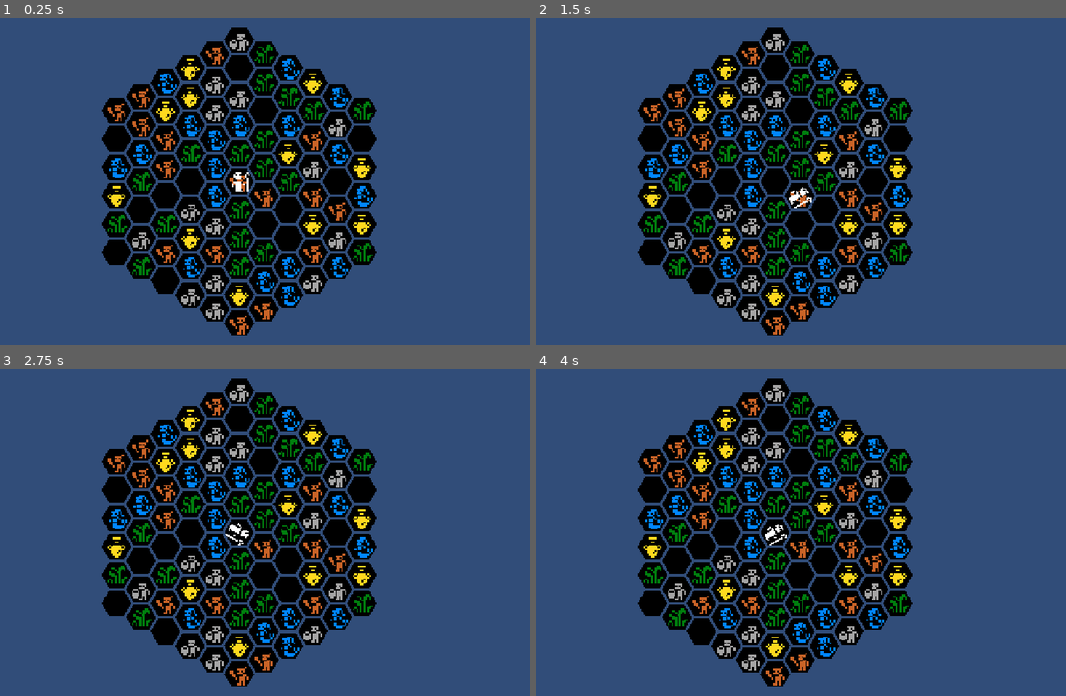
Above: before the commit, frames 1-4 (two rows, left to right).
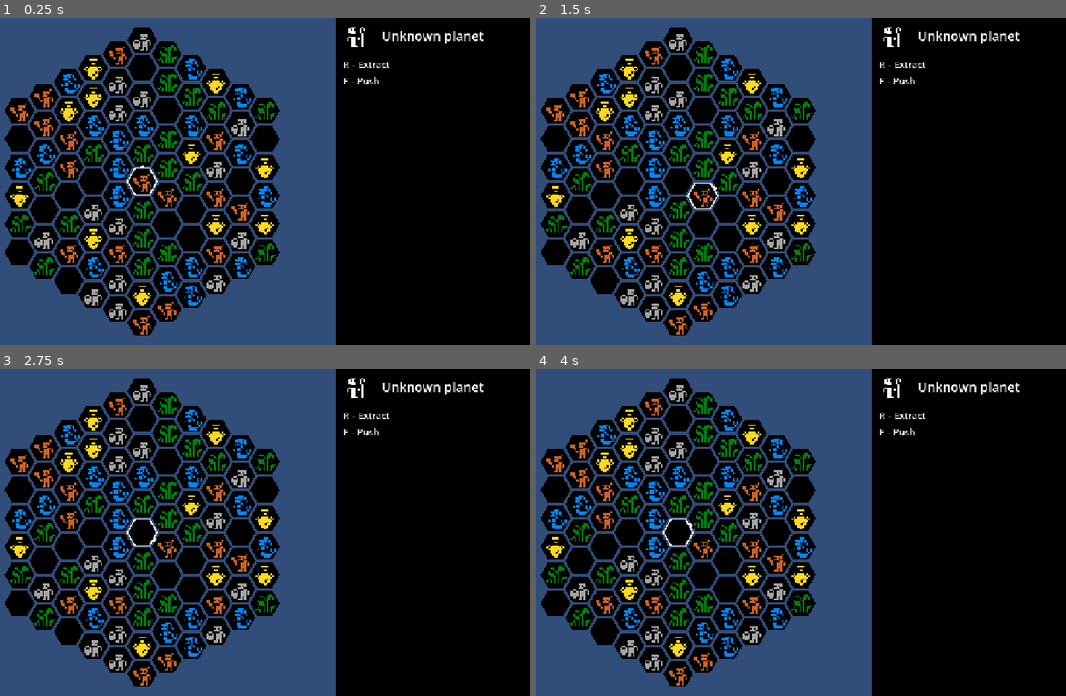
Above: after the commit, the same moments.

Repository: scunningham777/spaes-wrzrds
Game: Godot game, scene res://scenes/planet.tscn
Two runs of this game, one before a commit and one after it. Both use one fixed random seed, a clock stepped at 60 frames per second and the inputs below. This scene is started directly instead of the project's main scene.
Inputs:
- Up to frame 1 (0.25 s): no input
- Up to frame 2 (1.5 s): tap Enter (ui_accept) at 0.5, 0.77, 1.25 s; hold D (hex_right) 0.53-1.28 s; hold R (extract) 0.53-1.28 s; hold X (hex_down) from 1.28 s (still down); tap E (hex_ne) at 1.35 s
- Up to frame 3 (2.75 s): tap Enter (ui_accept) at 1.52, 2 s; release X (hex_down) at 2.03 s; hold D (hex_right) from 2.03 s (still down); hold Q (hex_nw) from 2.03 s (still down)
- Up to frame 4 (4 s): tap Enter (ui_accept) at 2.75, 3.02, 3.5, 3.77 s; release D (hex_right) at 2.78 s; release Q (hex_nw) at 2.78 s; hold W (hex_up) 2.78-3.53 s; tap C (hex_se) at 2.85 s; hold A (hex_left) from 3.53 s (still down); hold Z (hex_sw) from 3.53 s (still down)

The runs differ from the first frame. In frame 1, 64% of the frame differs, in the area x 0-100%, y 0-100%; in frame 2, 64%; in frame 3, 64%; in frame 4, 64%.

Commit message:
Split the planet view: map on the left, info panel on the right
The map now centers in the left two-thirds (camera offset tracks the
side panel's anchor), and a black side panel shows the wizard icon, the
planet's name and the available actions (R – Extract, F – Push).

On the planet the wizard is no longer a sprite, which overlapped the new
tile icons: HexFacingMarker outlines its hex in white and draws a small
triangle on the faced edge, pointing outward. The space map keeps the
wizard sprite.

Co-Authored-By: Claude Opus 5.5 <noreply@anthropic.com>
Claude-Session: https://claude.ai/code/session_01Fy3oHrvidQwwoQouWe8HeV

Diff:
--- a/scenes/planet.tscn
+++ b/scenes/planet.tscn
@@ -3,10 +3,18 @@
 [ext_resource type="Script" uid="uid://hyrqespwgkf8" path="res://scripts/planet.gd" id="1_planet"]
 [ext_resource type="Script" uid="uid://cv5u5ib10wwx7" path="res://scripts/hex_board.gd" id="2_board"]
 [ext_resource type="Script" uid="uid://bv7ivphiugkfm" path="res://scripts/tile_grid_view.gd" id="3_tiles"]
-[ext_resource type="PackedScene" path="res://scenes/wizard.tscn" id="4_wizard"]
+[ext_resource type="Script" uid="uid://bw02urklfm3qn" path="res://scripts/hex_player_controller.gd" id="4_player"]
 [ext_resource type="Script" uid="uid://byp11b1kcnhb6" path="res://scripts/tile_interaction.gd" id="5_interaction"]
 [ext_resource type="PackedScene" path="res://scenes/ui/inventory_panel.tscn" id="6_inventory"]
 [ext_resource type="Texture2D" uid="uid://c5vjocj1uk3l1" path="res://art/urizen_onebit_tileset__v1d1_trans.png" id="7_icons"]
+[ext_resource type="Script" path="res://scripts/hex_facing_marker.gd" id="8_marker"]
+
+[sub_resource type="StyleBoxFlat" id="StyleBoxFlat_side"]
+bg_color = Color(0, 0, 0, 1)
+
+[sub_resource type="AtlasTexture" id="AtlasTexture_wizard"]
+atlas = ExtResource("7_icons")
+region = Rect2(378, 1, 12, 12)
 
 [node name="Planet" type="Node2D" unique_id=73139735]
 script = ExtResource("1_planet")
@@ -34,7 +42,11 @@
 script = ExtResource("3_tiles")
 icon_sheet = ExtResource("7_icons")
 
-[node name="Wizard" parent="HexBoard" unique_id=1758725873 instance=ExtResource("4_wizard")]
+[node name="Wizard" type="Node2D" parent="HexBoard" unique_id=1758725873]
+script = ExtResource("4_player")
+
+[node name="FacingMarker" type="Node2D" parent="HexBoard/Wizard"]
+script = ExtResource("8_marker")
 
 [node name="TileInteraction" type="Node" parent="." unique_id=677987109 node_paths=PackedStringArray("player", "tiles")]
 script = ExtResource("5_interaction")
@@ -43,4 +55,70 @@
 
 [node name="UI" type="CanvasLayer" parent="." unique_id=194394638]
 
+[node name="SidePanel" type="PanelContainer" parent="UI"]
+unique_name_in_owner = true
+anchors_preset = -1
+anchor_left = 0.6666667
+anchor_right = 1.0
+anchor_bottom = 1.0
+grow_horizontal = 0
+grow_vertical = 2
+mouse_filter = 2
+theme_override_styles/panel = SubResource("StyleBoxFlat_side")
+
+[node name="Margin" type="MarginContainer" parent="UI/SidePanel"]
+layout_mode = 2
+theme_override_constants/margin_left = 16
+theme_override_constants/margin_top = 16
+theme_override_constants/margin_right = 16
+theme_override_constants/margin_bottom = 16
+
+[node name="Layout" type="VBoxContainer" parent="UI/SidePanel/Margin"]
+layout_mode = 2
+theme_override_constants/separation = 24
+
+[node name="Header" type="Control" parent="UI/SidePanel/Margin/Layout"]
+custom_minimum_size = Vector2(0, 48)
+layout_mode = 2
+mouse_filter = 2
+
+[node name="WizardIcon" type="TextureRect" parent="UI/SidePanel/Margin/Layout/Header"]
+layout_mode = 1
+offset_right = 48.0
+offset_bottom = 48.0
+mouse_filter = 2
+texture = SubResource("AtlasTexture_wizard")
+expand_mode = 1
+stretch_mode = 5
+
+[node name="PlanetName" type="Label" parent="UI/SidePanel/Margin/Layout/Header"]
+unique_name_in_owner = true
+layout_mode = 1
+anchors_preset = 15
+anchor_right = 1.0
+anchor_bottom = 1.0
+offset_left = 56.0
+offset_right = -56.0
+grow_horizontal = 2
+grow_vertical = 2
+theme_override_font_sizes/font_size = 28
+text = "Planet"
+horizontal_alignment = 1
+vertical_alignment = 1
+text_overrun_behavior = 3
+
+[node name="Actions" type="VBoxContainer" parent="UI/SidePanel/Margin/Layout"]
+layout_mode = 2
+theme_override_constants/separation = 8
+
+[node name="ExtractHint" type="Label" parent="UI/SidePanel/Margin/Layout/Actions"]
+layout_mode = 2
+theme_override_font_sizes/font_size = 20
+text = "R – Extract"
+
+[node name="PushHint" type="Label" parent="UI/SidePanel/Margin/Layout/Actions"]
+layout_mode = 2
+theme_override_font_sizes/font_size = 20
+text = "F – Push"
+
 [node name="InventoryPanel" parent="UI" unique_id=189433725 instance=ExtResource("6_inventory")]
--- /dev/null
+++ b/scripts/hex_facing_marker.gd
@@ -0,0 +1,49 @@
+class_name HexFacingMarker
+extends Node2D
+
+# Shows a HexPlayerController's position and facing without a sprite: a white outline around its
+# hex, plus a small triangle centered on the faced edge, pointing out of the hex. Attach as a child
+# of the controller; it defaults to this node's parent.
+
+@export var controller: HexPlayerController
+@export var color: Color = Color.WHITE
+@export var line_width: float = 3.0
+## Outline size relative to the hex cell; matches TileGridView.tile_scale so it hugs the tile.
+@export var tile_scale: float = 1.0 / 1.1
+## Triangle base width and height, in pixels.
+@export var triangle_size: Vector2 = Vector2(14.0, 9.0)
+
+var _board: HexBoard
+
+
+func _ready() -> void:
+	if controller == null:
+		controller = get_parent() as HexPlayerController
+	_board = controller.get_parent() as HexBoard  # controller.board isn't set until its own _ready
+	# Children are ready before their parent, so this connects before the controller's
+	# initial facing_changed emit.
+	controller.facing_changed.connect(_on_facing_changed)
+
+
+func _on_facing_changed(_facing: Vector2i) -> void:
+	queue_redraw()
+
+
+# Triangle as (base end, base end, tip), local to the hex center.
+func triangle_points() -> PackedVector2Array:
+	var angle := deg_to_rad(controller.mover.facing_angle_degrees())
+	var dir := Vector2(cos(angle), -sin(angle))  # facing angle is y-up; screen is y-down
+	var side := dir.orthogonal() * triangle_size.x / 2.0
+	# The shared edge with the faced neighbor sits at the hex's inner radius along dir.
+	var edge_mid := dir * _board.layout.size * HexLayout.SQRT_3 / 2.0 * tile_scale
+	return PackedVector2Array([edge_mid + side, edge_mid - side, edge_mid + dir * triangle_size.y])
+
+
+func _draw() -> void:
+	if controller.mover == null:
+		return
+	var outline := PackedVector2Array()
+	for c in _board.layout.corner_offsets():
+		outline.append(Vector2(c.x, -c.y) * tile_scale)
+	draw_polyline(outline, color, line_width)
+	draw_colored_polygon(triangle_points(), color)
--- a/scripts/planet.gd
+++ b/scripts/planet.gd
@@ -8,11 +8,17 @@
 
 @onready var _tiles: TileGridView = $HexBoard/TileGridView
 @onready var _wizard: HexPlayerController = $HexBoard/Wizard
+@onready var _camera: Camera2D = $Camera2D
+@onready var _side_panel: Control = %SidePanel
 
 
 func _ready() -> void:
 	($UI/InventoryPanel as InventoryPanel).inventory = Game.state.inventory
+	get_viewport().size_changed.connect(_center_map)
+	_center_map()
+
 	var location := Game.state.current_location
+	(%PlanetName as Label).text = location.display_name if location != null else "Unknown planet"
 	if location != null:
 		_tiles.grid = Game.state.get_or_generate_grid(location.id, grid_radius, empty_tile_probability)
 	else:
@@ -23,6 +29,13 @@
 	_wizard.mover.can_enter = _tiles.grid.has_tile
 
 
+# The board sits at the world origin; shift the camera so the origin lands in the middle of the
+# area left of the side panel instead of the middle of the screen.
+func _center_map() -> void:
+	var width := get_viewport_rect().size.x
+	_camera.offset.x = width / 2.0 - width * _side_panel.anchor_left / 2.0
+
+
 func _unhandled_input(event: InputEvent) -> void:
 	if event.is_action_pressed("ui_cancel"):
 		Game.leave_location()
--- a/tests/smoke_test.gd
+++ b/tests/smoke_test.gd
@@ -271,6 +271,13 @@
 		_check(tiles.has_icon(type) and tiles.color_for(type) == Color.BLACK,
 			"planet: %s draws an icon on a black hex" % TileGrid.TileType.keys()[type])
 	_check(not tiles.has_icon(TileGrid.TileType.EMPTY), "planet: Empty is a plain hex")
+	var side_panel: Control = current_scene.get_node("%SidePanel")
+	_check((current_scene.get_node("%PlanetName") as Label).text == planet_a.display_name,
+		"planet: side panel names the planet")
+	var board_screen_x := (current_scene.get_node("HexBoard") as Node2D).get_global_transform_with_canvas().origin.x
+	_check(is_equal_approx(board_screen_x, side_panel.get_global_rect().position.x / 2.0),
+		"planet: map centered left of the side panel (board at x=%s, panel at x=%s)"
+		% [board_screen_x, side_panel.get_global_rect().position.x])
 	_check(ItemIcon.color_for(&"wood") == Color(0.4, 0.6, 0.3), "inventory: wood is still a green square")
 
 	# Push with F: wizard at (0,0) faces N on the flat-top planet, so (0,1) -> (0,2).
@@ -318,6 +325,15 @@
 	_check(planet_wizard.mover.coord == Vector2i(0, 5), "planet: wizard stops at the grid edge (got %s)" % planet_wizard.mover.coord)
 	_check(planet_wizard.position == (current_scene.get_node("HexBoard") as HexBoard).hex_to_local(Vector2i(0, 5)),
 		"planet: wizard drawn on the edge hex")
+	# Facing N on the flat-top planet: the marker's triangle sits on the top edge, tip pointing up.
+	var marker: HexFacingMarker = current_scene.get_node("HexBoard/Wizard/FacingMarker")
+	var tri := marker.triangle_points()
+	_check(not planet_wizard.has_node("Sprite2D"), "planet: wizard shown by a marker, not a sprite")
+	_check(is_zero_approx(tri[2].x) and tri[2].y < tri[0].y and tri[0].y < 0.0,
+		"planet: facing triangle points N from the top edge (%s)" % tri)
+	_press(KEY_D)  # turn clockwise to NE
+	tri = marker.triangle_points()
+	_check(tri[2].x > 0.0 and tri[2].y < 0.0, "planet: facing triangle follows a turn to NE (%s)" % tri)
 
 	_press(KEY_ESCAPE)
 	await process_frame
Not shown, added: scripts/hex_facing_marker.gd.uid
